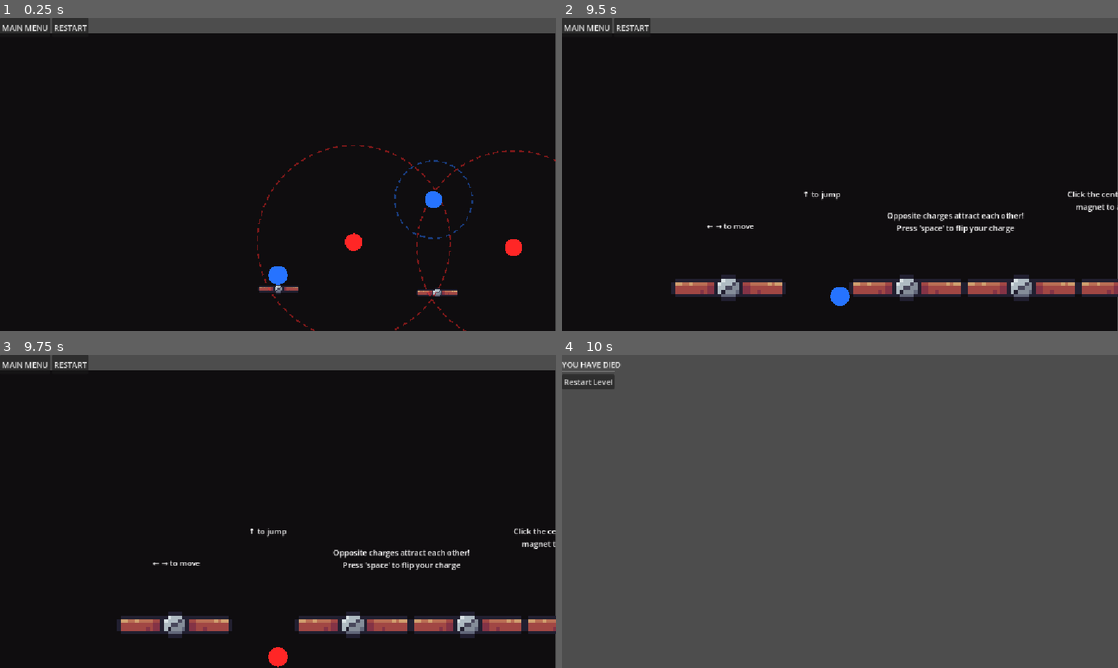
Above: before the commit, frames 1-4 (two rows, left to right).
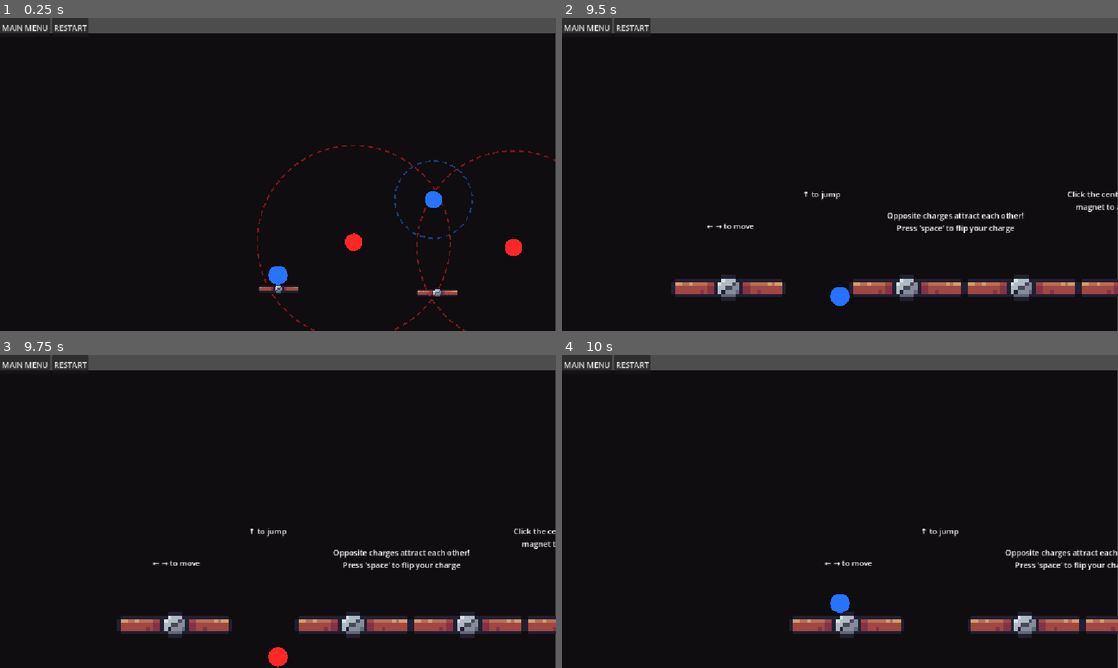
Above: after the commit, the same moments.

Repository: e-neuf/summer-summit-game-jam
Game: Godot game, scene res://levels/Level0.tscn
Same seed, same stepped clock (60 frames per second), same inputs: the game is played once before the commit and once after it. The engine's default icon, where the game draws it, is replaced by a stand-in: a white triangle on a blue panel in a dark square. Sound files missing from this copy of the repository are replaced by a short silence.
Inputs (mouse positions are in pixels of both pictures, inside the frame that each line leads up to):
- Up to frame 1 (0.25 s): no input
- Up to frame 2 (9.5 s): click "RESTART" at 0.5 s; click "RESTART" at 1.25 s; click "RESTART" at 2 s; click "MAIN MENU" at 2.75 s; click "PLAY" at 3.5 s; click "RESTART" at 4.25 s; click "RESTART" at 5 s; click "RESTART" at 5.75 s; click "MAIN MENU" at 6.5 s; click "PLAY" at 7.25 s; tap Space (flip_polarity) at 8, 8.1, 8.75 s; move the mouse to (962, 158) at 8.02 s; hold Right (move_right) from 8.03 s (still down); click (962, 158) at 8.17 s; tap W (jump) at 8.27, 9.02 s; move the mouse to (728, 190) at 8.77 s; click (728, 190) at 8.85 s
- Up to frame 3 (9.75 s): tap Space (flip_polarity) at 9.5, 9.6 s; move the mouse to (333, 442) at 9.52 s; release Right (move_right) at 9.53 s; hold Left (move_left) from 9.53 s (still down)
- Up to frame 4 (10 s): keep holding Left (move_left)

Frames 1-3 are identical in both runs. In frame 4, 95% of the frame differs, in the area x 0-100%, y 0-100%.

Commit message:
make dead zone restart level, at least for now

Diff:
--- a/dead_zone.gd
+++ b/dead_zone.gd
@@ -1,5 +1,5 @@
 extends Area2D
-@onready var GameOver =preload("res://levels/Game_Over.tscn") as PackedScene
+#@onready var GameOver =preload("res://levels/Game_Over.tscn") as PackedScene
 
 
 # Called when the node enters the scene tree for the first time.
@@ -13,11 +13,9 @@
 	pass
 
 
-
-
-
 func _on_body_entered(body: CharacterBody2D) -> void:
 	#sound effect of death
 	#await get_tree.create_timer(0.3).timeout #timer while sound plays
 	print("Deadddd")
-	get_tree().change_scene_to_packed(GameOver)
+	#get_tree().change_scene_to_packed(GameOver)
+	Global.Level.restart_level()
--- a/scripts/Global.gd
+++ b/scripts/Global.gd
@@ -4,6 +4,7 @@
 
 signal Player_Registered()
 
+var Level = null
 var MC_magnets_in_range: Array = []
 var Main_character = null
 var Current_Attraction = null
--- a/scripts/level.gd
+++ b/scripts/level.gd
@@ -10,6 +10,8 @@
 
 # Called when the node enters the scene tree for the first time.
 func _ready() -> void:
+	Global.Level = self
+
 	%MainMenuButton.pressed.connect(return_to_menu)
 	%RestartButton.pressed.connect(restart_level)
 
